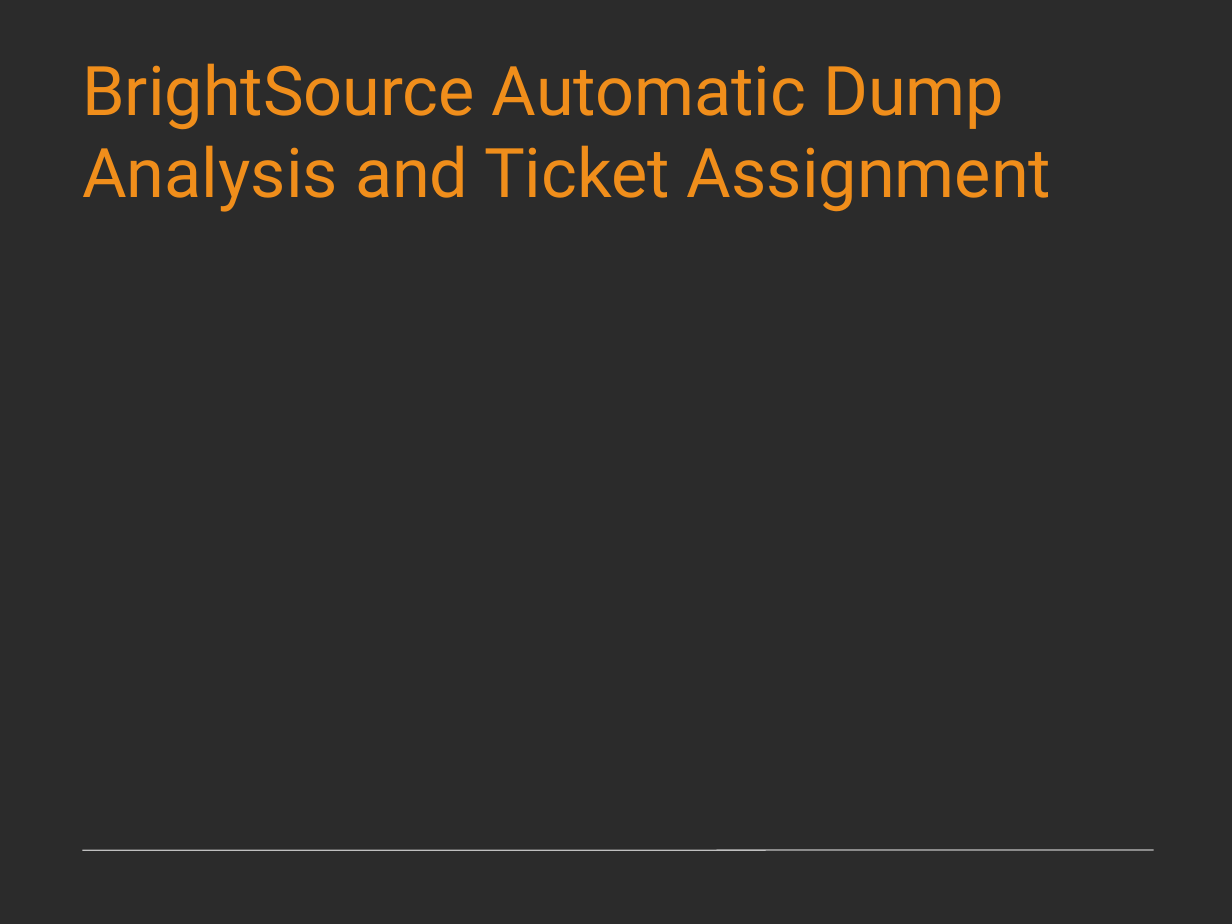
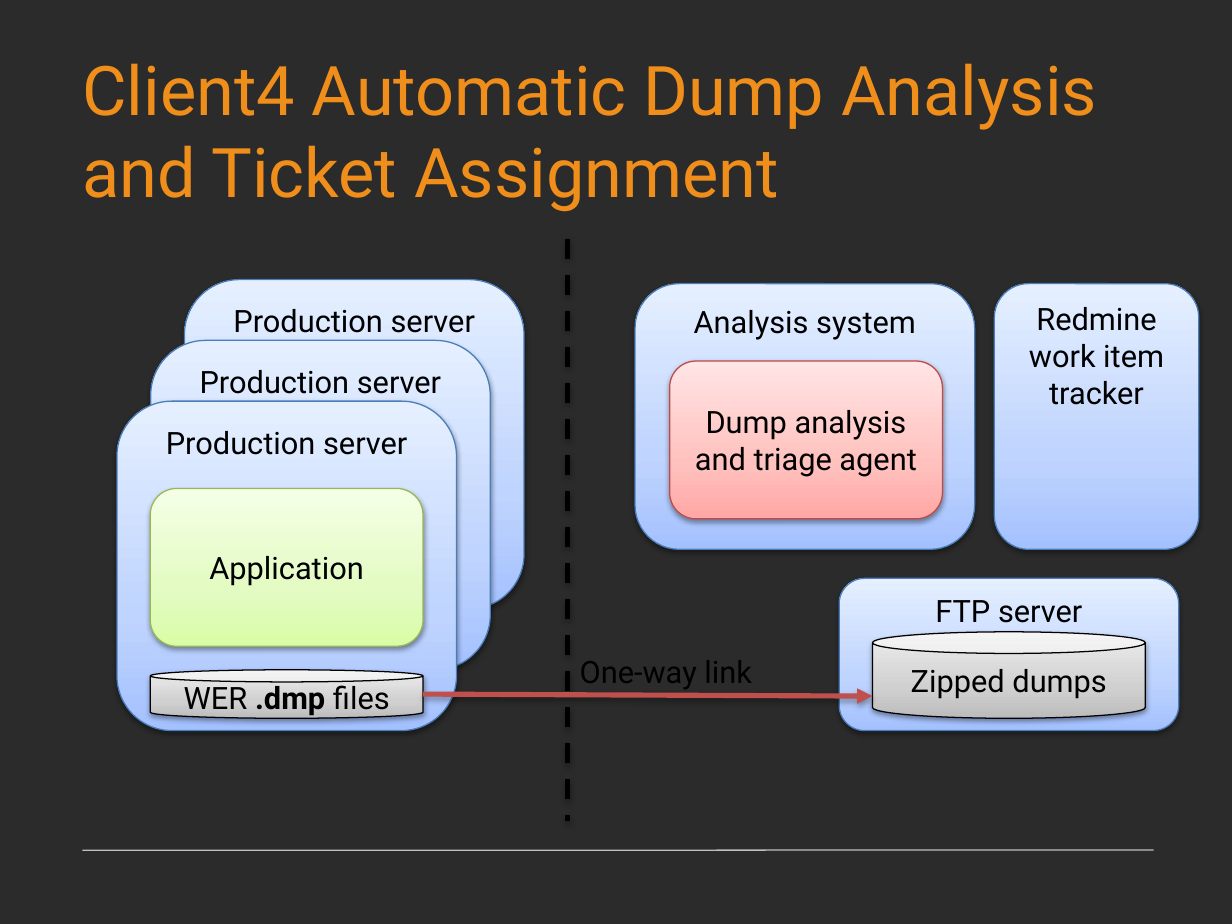
Before and after one commit to goldshtn/production-diagnostics-day, a slide deck: slide 79 of Production_Monitoring_Diagnostics.pptx. Drawn at 1232x924 pixels with LibreOffice and Linux fonts; fonts in the diff are those of the drawing; background and template pictures are left out; a plain dark background stands for a picture behind light text. Boxes give left, top, right and bottom in pixels: in the first picture for what was removed or moved away, otherwise in the second. Text is boxed around its words. In the diff, an @@ line names an element or a change of style, - is before the commit and + after.

```diff
--- a/Production_Monitoring_Diagnostics.pptx
+++ b/Production_Monitoring_Diagnostics.pptx
@@ title at [82,63,1097,212]: text changed @@
-BrightSource Automatic Dump Analysis and Ticket Assignment
+Client4 Automatic Dump Analysis and Ticket Assignment
@@ line added from (568, 239) to (568, 821), #000000 3 pt dashed @@
@@ rounded rectangle added at [185,280,525,609], fill gradient #A4C4FF to #BFD4FF to #E6EEFF, outline #4B7EBC 0.75 pt, 18 pt, text #000000 @@
+Production server
@@ rounded rectangle added at [634,283,975,549], fill gradient #A4C4FF to #BFD4FF to #E6EEFF, outline #4B7EBC 0.75 pt, 18 pt, text #000000 @@
+Analysis system
@@ rounded rectangle added at [994,283,1199,549], fill gradient #A4C4FF to #BFD4FF to #E6EEFF, outline #4B7EBC 0.75 pt, 18 pt, text #000000 @@
+Redmine work item tracker
@@ rounded rectangle added at [150,340,490,669], fill gradient #A4C4FF to #BFD4FF to #E6EEFF, outline #4B7EBC 0.75 pt, 18 pt, text #000000 @@
+Production server
@@ rounded rectangle added at [670,361,942,519], fill gradient #FFA6A5 to #FFC0BF to #FFE7E7, outline #BF4C48 0.75 pt, 18 pt, text #000000 @@
+Dump analysis and triage agent
@@ rounded rectangle added at [117,402,457,731], fill gradient #A4C4FF to #BFD4FF to #E6EEFF, outline #4B7EBC 0.75 pt, 18 pt, text #000000 @@
+Production server
@@ rounded rectangle added at [150,489,423,647], fill gradient #DAFDA7 to #E4FCC2 to #F5FFE7, outline #98B955 0.75 pt, 18 pt, text #000000 @@
+Application
@@ rounded rectangle added at [839,578,1179,731], fill gradient #A4C4FF to #BFD4FF to #E6EEFF, outline #4B7EBC 0.75 pt, 18 pt, text #000000 @@
+FTP server
@@ cylinder added at [872,632,1145,718], fill gradient #BDBDBD to #D1D1D1 to #EEEEEE, outline #000000 0.75 pt, 18 pt, text #000000 @@
+Zipped dumps
@@ cylinder added at [150,670,423,718], fill gradient #BDBDBD to #D1D1D1 to #EEEEEE, outline #000000 0.75 pt, 18 pt, text #000000 @@
+WER .dmp files
@@ text added at [580,660,752,689], 18 pt, text #000000 @@
+One-way link
@@ arrow added from (423, 694) to (872, 696), #C0504D 3 pt @@
```
Also in this commit, not shown: 3 other slides changed.
